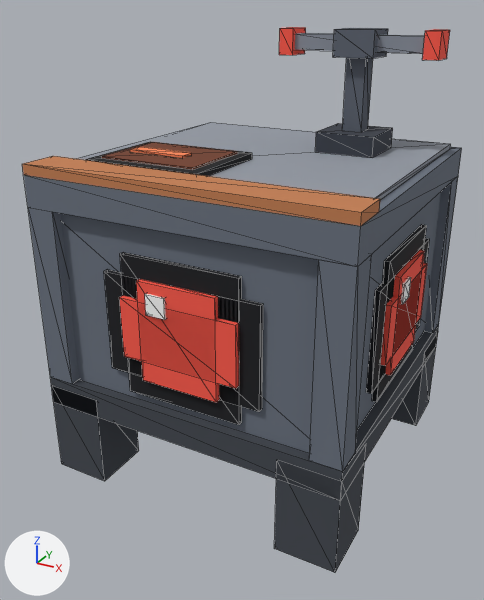
Before and after pictures for a commit that changed the glTF model assets/models/miner.glb.
Both versions are drawn from a camera (50 mm lens) standing at (1.449, -1.352, 1.439) and looking at (0.475, 0.419, 0.553). The axes (+X, +Y, +Z) are drawn at lower left. The lights are the same throughout. The picture after the commit comes second. Mesh edges are drawn as thin lines.

The first picture shows 'body.018', 'scanner', 'tier.010'.
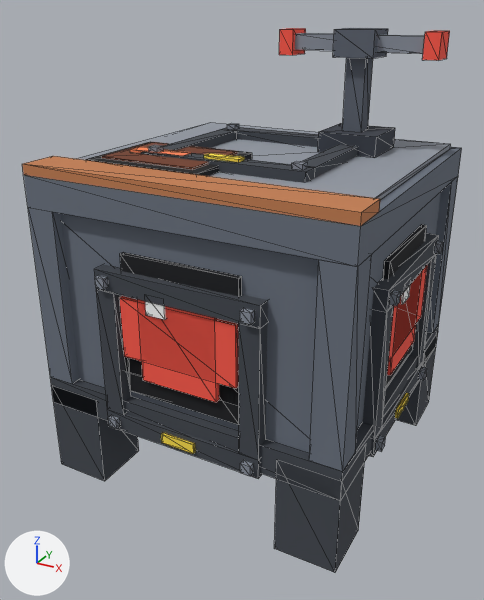
Changed parts and their boxes (x1, y1, x2, y2) in the pictures (484 x 600 px):
'link_y-.012', added: after (94, 264, 268, 479)
    faces in mat_case_dark (dark grey #42474f): (94, 264, 268, 479)
    faces in mat_steel (grey #8a919d): (95, 275, 255, 476)
    faces in mat_glow_energy (yellow #ffe14a): (161, 433, 195, 454)
'link_x+.012', added: after (362, 233, 443, 457)
    faces in mat_case_dark (dark grey #42474f): (362, 233, 439, 457)
    faces in mat_steel (grey #8a919d): (375, 241, 443, 452)
    faces in mat_glow_energy (yellow #ffe14a): (395, 393, 409, 418)
'link_z+.012', added: after (141, 123, 358, 183)
    faces in mat_case_dark (dark grey #42474f): (141, 127, 358, 183)
    faces in mat_steel (grey #8a919d): (148, 123, 308, 170)
    faces in mat_glow_energy (yellow #ffe14a): (204, 153, 244, 162)

The change in detail:
Material 'glow_energy' (mat_glow_energy) is new.
Its base color is (1.0, 0.753, 0.0685) (yellow #ffe14a).
Its roughness is 1.0.
Mesh me_miner_link_z is new.
It has 64 vertices, 108 faces and spans x 0.238..0.762, y 0.238..0.762, z 0.991..1.061.
Faces by material slot: [48, 48, 12].
It uses material mat_case_dark (dark grey #42474f).
It uses material mat_steel (grey #8a919d).
It uses material mat_glow_energy (yellow #ffe14a).
Mesh me_miner_link_y_1 is new.
It has 72 vertices, 108 faces and spans x 0.238..0.763, y -0.028..0.038, z 0.238..0.762.
Faces by material slot: [48, 48, 12].
It uses material mat_case_dark (dark grey #42474f).
It uses material mat_steel (grey #8a919d).
It uses material mat_glow_energy (yellow #ffe14a).
Mesh me_miner_link_x is new.
It has 64 vertices, 108 faces and spans x 0.962..1.028, y 0.238..0.762, z 0.238..0.762.
Faces by material slot: [48, 48, 12].
It uses material mat_case_dark (dark grey #42474f).
It uses material mat_steel (grey #8a919d).
It uses material mat_glow_energy (yellow #ffe14a).
Object 'link_z+.012' (ob_link_z__012) is new; it shows me_miner_link_z.
Its location is (0.0, 0.0, 0.0).
Object 'link_y-.012' (ob_link_y__012_1) is new; it shows me_miner_link_y_1.
Its location is (0.0, 0.0, 0.0).
Object 'link_x+.012' (ob_link_x__012) is new; it shows me_miner_link_x.
Its location is (0.0, 0.0, 0.0).
